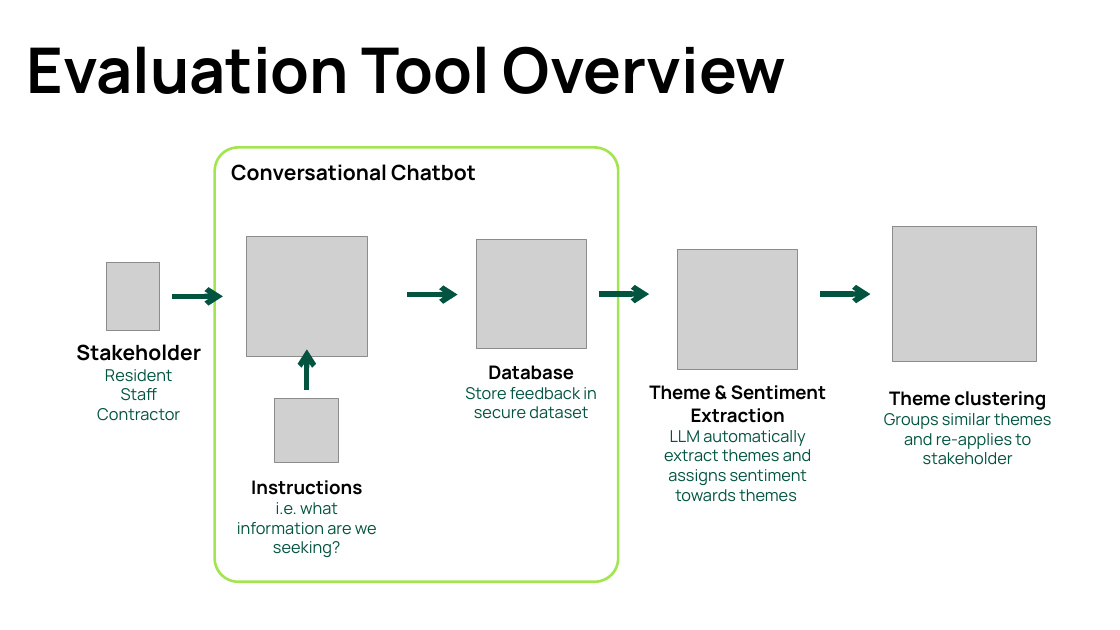
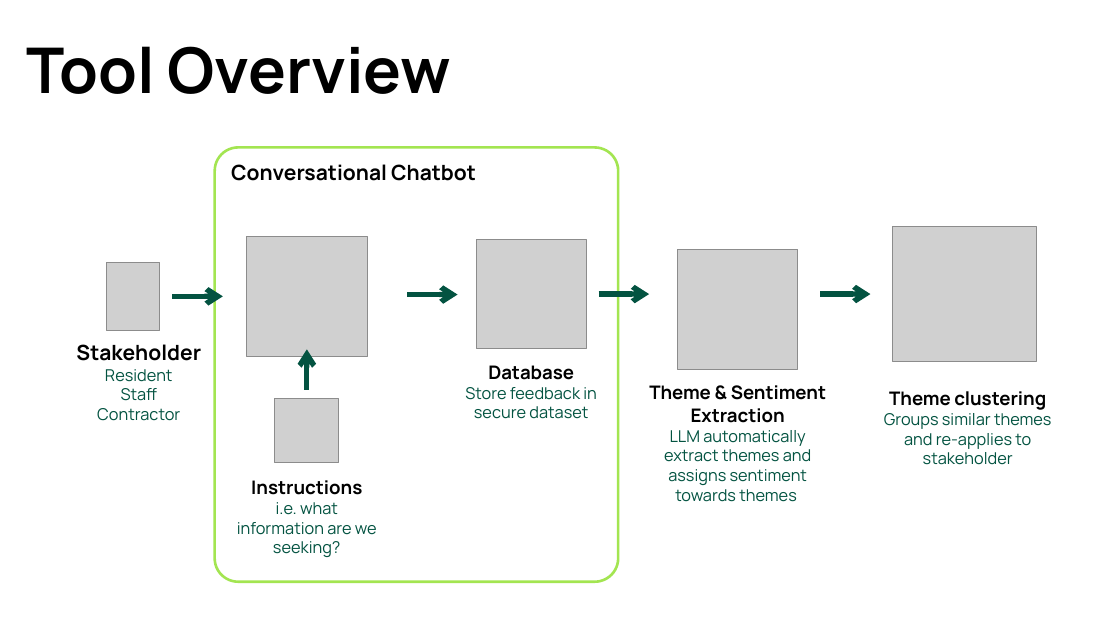
Before and after one commit to dg-nimakarshenas/evaluation_tool, a slide deck: slide 2 of Evaluation Tool.pptx. Drawn at 1120x630 pixels with LibreOffice and Linux fonts; fonts in the diff are those of the drawing; grey boxes stand for pictures. Boxes give left, top, right and bottom in pixels: in the first picture for what was removed or moved away, otherwise in the second. Text is boxed around its words. In the diff, an @@ line names an element or a change of style, - is before the commit and + after.

```diff
--- a/Evaluation Tool.pptx
+++ b/Evaluation Tool.pptx
@@ text at bbox=[26, 46, 451, 94]: text changed @@
-Evaluation Tool Overview
+Tool Overview
```
Also in this commit, not shown: 1 other slide changed, 3 slides added, 2 other files.
